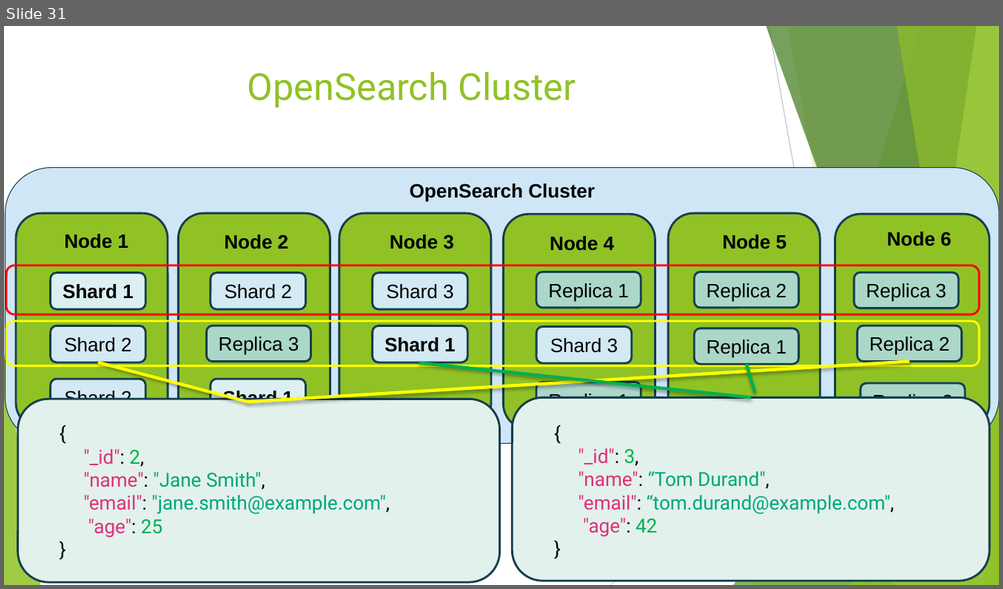
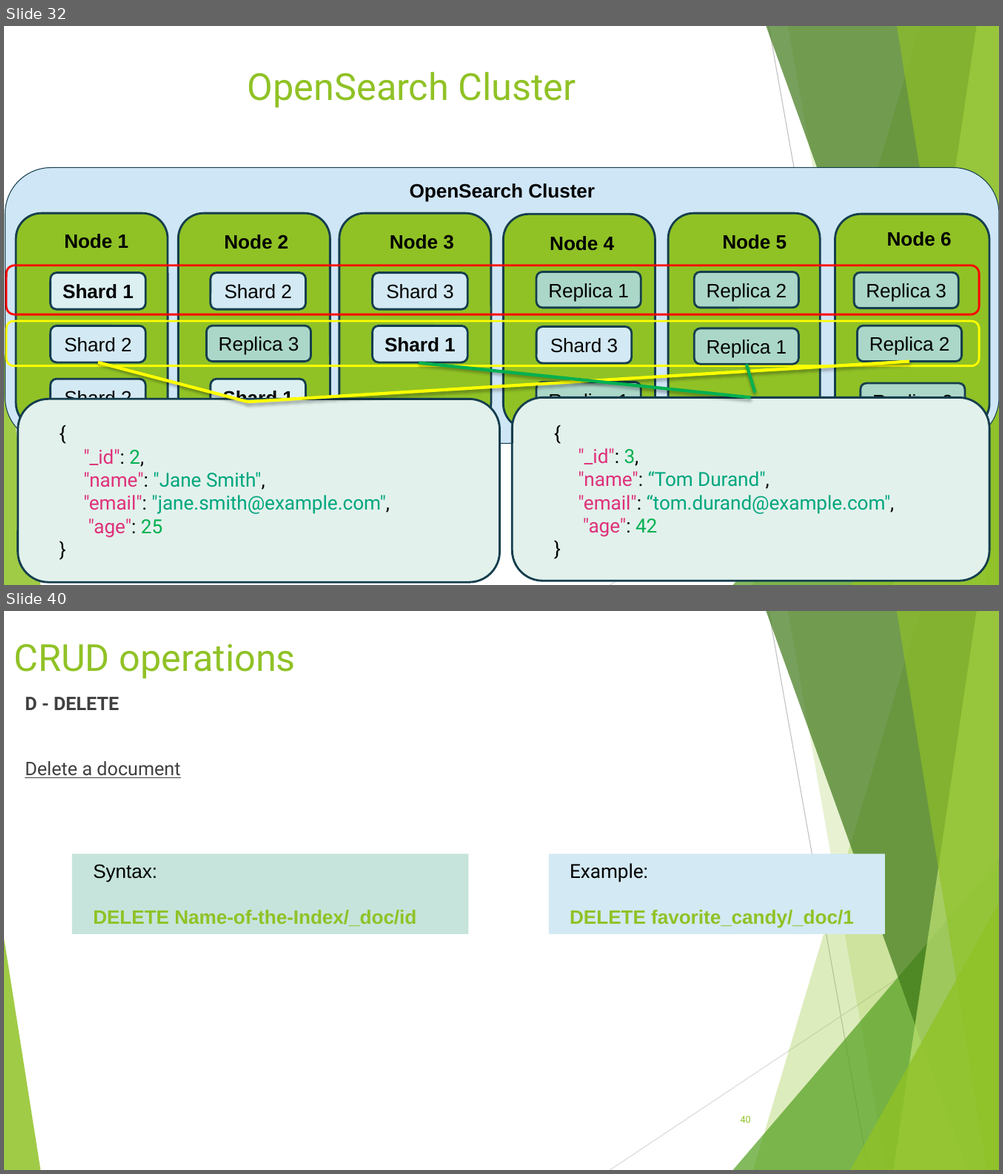
Before and after one commit to zwergon/ensg_search, a slide deck: docs/NoSQL introduction.pptx. Shown one above the other, each under a label of ours: slide 31 before the commit, slides 32 and 40 after it; the slides between them are not shown. The pictures are 1003x589 and 1003x1174 pixels, drawn with LibreOffice and Linux fonts; fonts in the diff are those of the drawing. Boxes give left, top, right and bottom in pixels: in the first picture for what was removed or moved away, otherwise in the second. Text is boxed around its words. In the diff, an @@ line names an element or a change of style, - is before the commit and + after.

```diff
--- a/docs/NoSQL introduction.pptx
+++ b/docs/NoSQL introduction.pptx
@@ slide 40 added at box(4, 611, 999, 1170), background #FFFFFF; not listed: 10 template elements that a slide beside it also shows @@
@@ title added at box(14, 644, 295, 679), 36 pt, text #90C226 @@
+CRUD operations
@@ text added at box(25, 697, 180, 778), 18 pt, text #404040, underline @@
+D - DELETE
+Delete a document
@@ rectangle added at box(72, 854, 468, 935), fill #C6E4DB, 18.7 pt, text #90C226, bold @@
+Syntax:
+DELETE Name-of-the-Index/_doc/id
@@ rectangle added at box(549, 854, 885, 935), fill #D3E9F3, 18.7 pt, text #90C226, bold @@
+Example:
+DELETE favorite_candy/_doc/1
@@ page number added at box(740, 1116, 751, 1123), 9 pt, text #90C226 @@
+40
@@ what was slide 31 is now slide 32 @@
```
Also in this commit, not shown: 1 slide changed, 34 other slides added, 8 other files.
